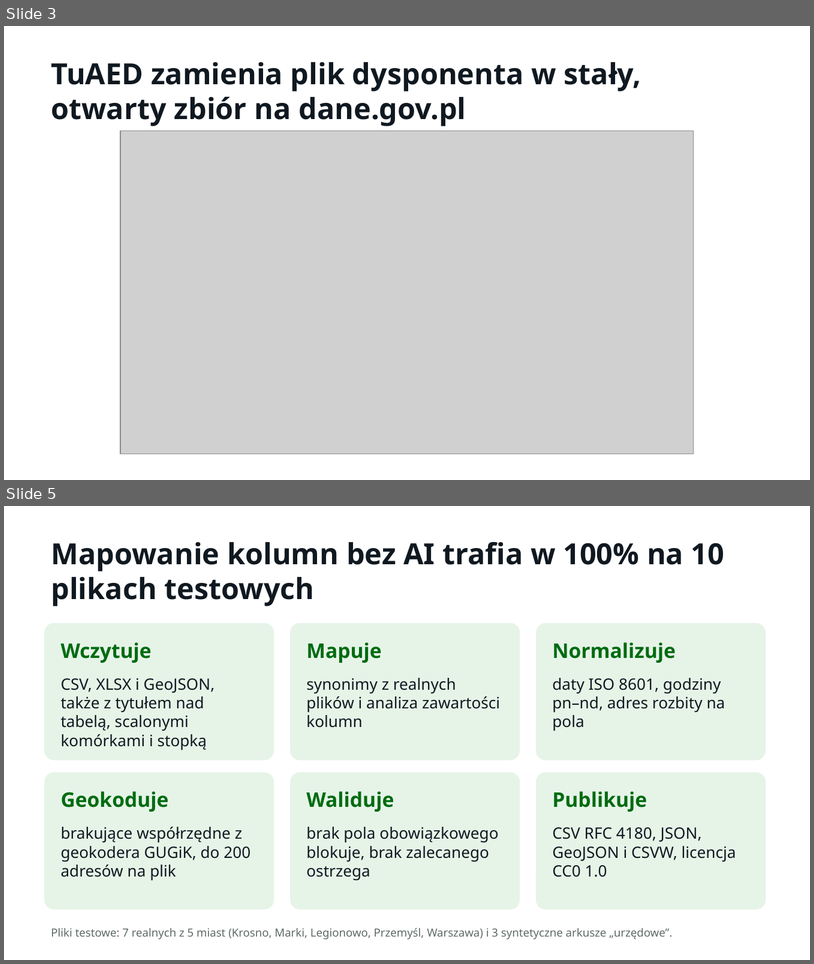
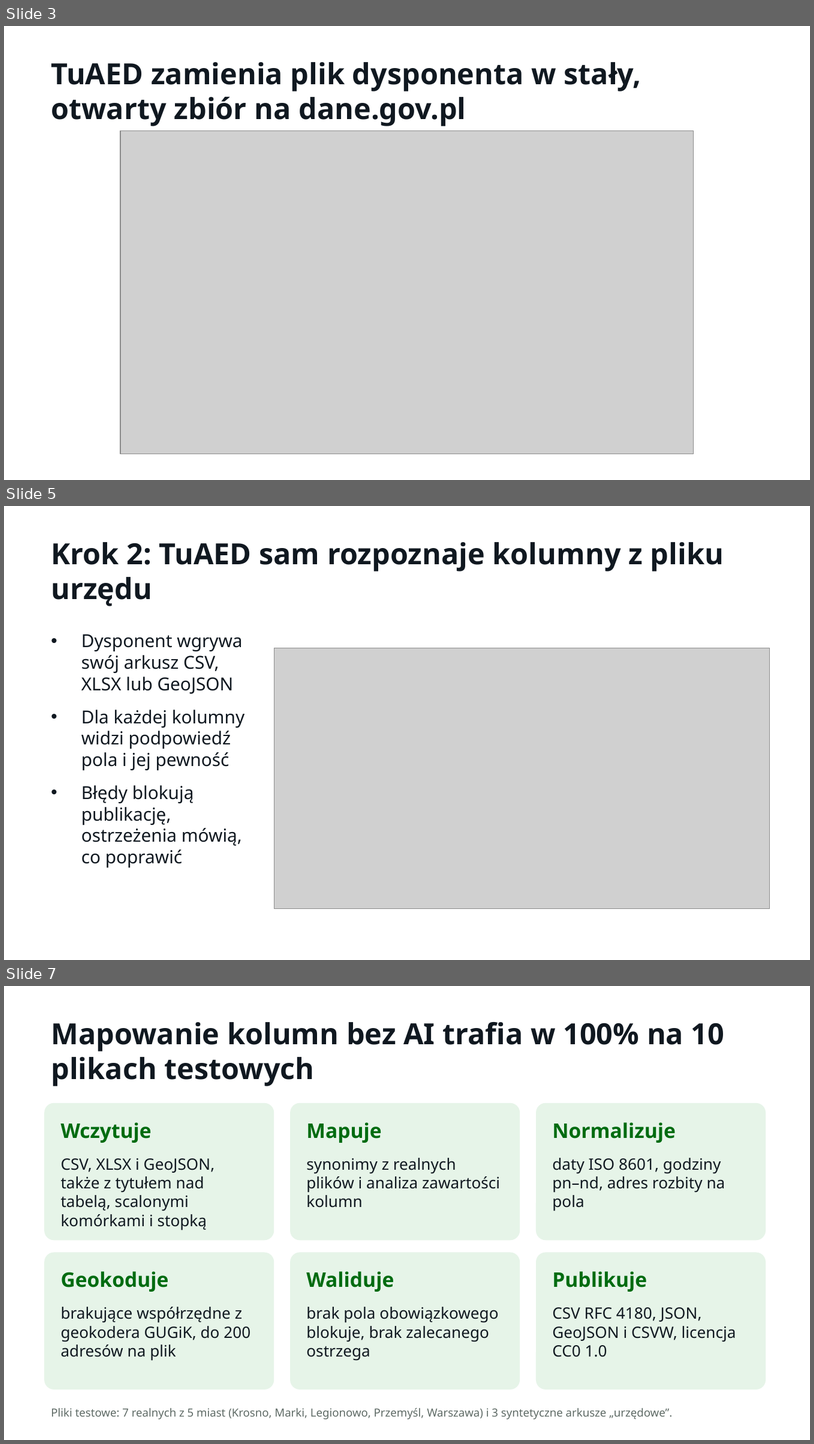
Before and after one commit to LastMinuteGameStudio/hacknation, a slide deck: prezentacja/TuAED-Misja-AED.pptx. Shown one above the other, each under a label of ours: slides 3 and 5 before the commit, slides 3, 5 and 7 after it; the slides between them are not shown. The pictures are 814x964 and 814x1444 pixels, drawn with LibreOffice and Linux fonts; fonts in the diff are those of the drawing; grey boxes stand for pictures. Boxes give left, top, right and bottom in pixels: in the first picture for what was removed or moved away, otherwise in the second. Text is boxed around its words. In the diff, an @@ line names an element or a change of style, - is before the commit and + after.

```diff
--- a/prezentacja/TuAED-Misja-AED.pptx
+++ b/prezentacja/TuAED-Misja-AED.pptx
@@ slide 5 added at box(4, 506, 810, 960), background #FFFFFF @@
@@ text added at box(51, 542, 724, 606), 26 pt, text #101820, bold @@
+Krok 2: TuAED sam rozpoznaje kolumny z pliku urzędu
@@ text added at box(81, 634, 245, 868), 16 pt, text #101820 @@
+• Dysponent wgrywa swój arkusz CSV, XLSX lub GeoJSON
+• Dla każdej kolumny widzi podpowiedź pola i jej pewność
+• Błędy blokują publikację, ostrzeżenia mówią, co poprawić
@@ picture added at box(274, 648, 770, 909) @@
@@ what was slide 5 is now slide 7 @@
```
Also in this commit, not shown: 2 other slides added, 1 slide removed, 1 other file.
